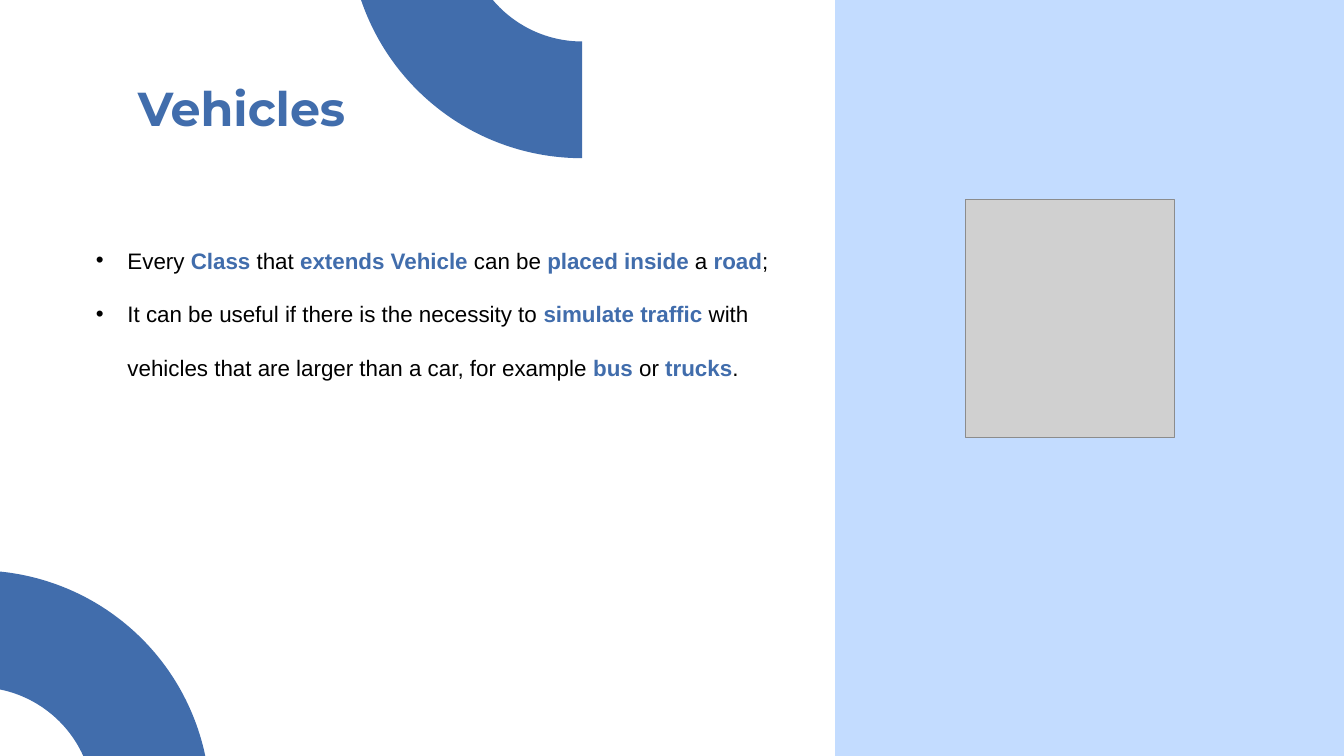
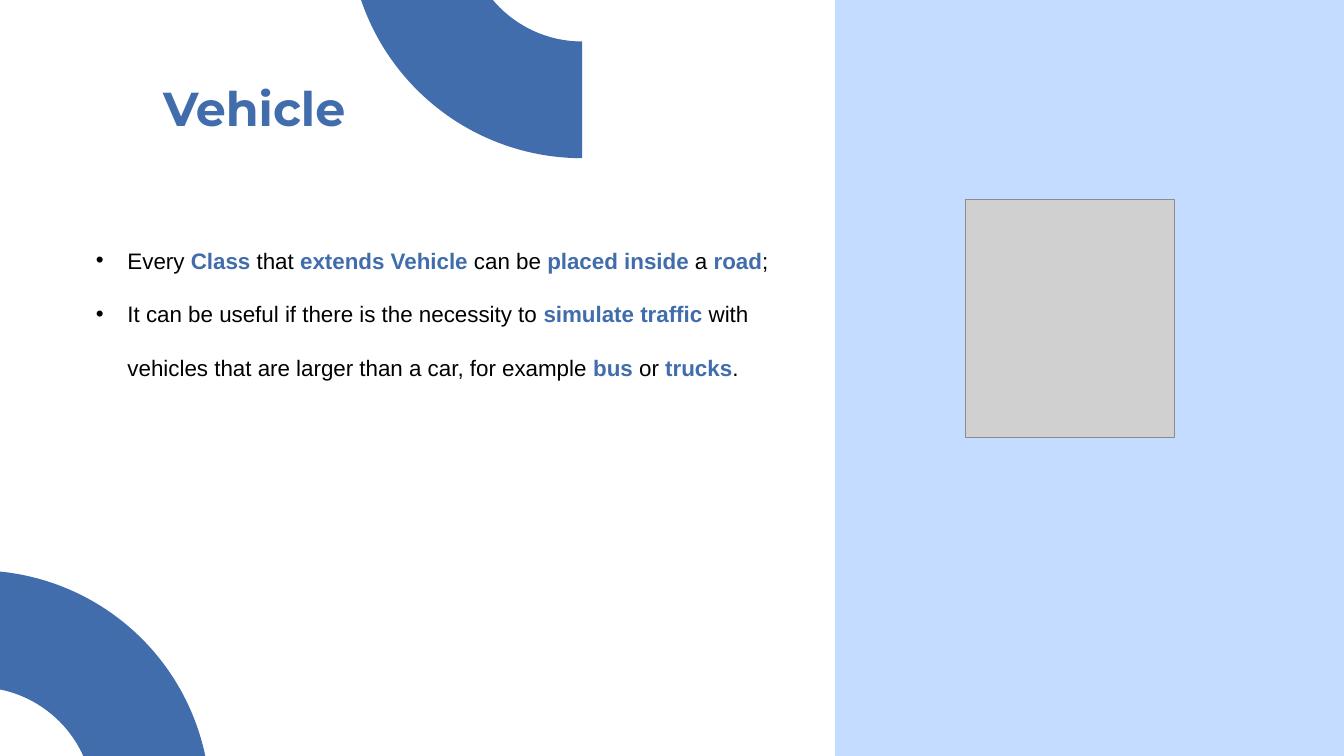
Before and after one commit to nikodallanoce/TrafficAutomata, a slide deck: slide 21 of presentation/DallaNoce_Ristori_cmcs.pptx (slide 22 before the commit). Drawn at 1344x756 pixels with LibreOffice and Linux fonts; fonts in the diff are those of the drawing; grey boxes stand for pictures. Boxes give left, top, right and bottom in pixels: in the first picture for what was removed or moved away, otherwise in the second. Text is boxed around its words. In the diff, an @@ line names an element or a change of style, - is before the commit and + after.

```diff
--- a/presentation/DallaNoce_Ristori_cmcs.pptx
+++ b/presentation/DallaNoce_Ristori_cmcs.pptx
@@ title at box(163, 88, 345, 127): text changed @@
-Vehicles
+Vehicle
```
Also in this commit, not shown: 4 other slides changed, 1 other file.
